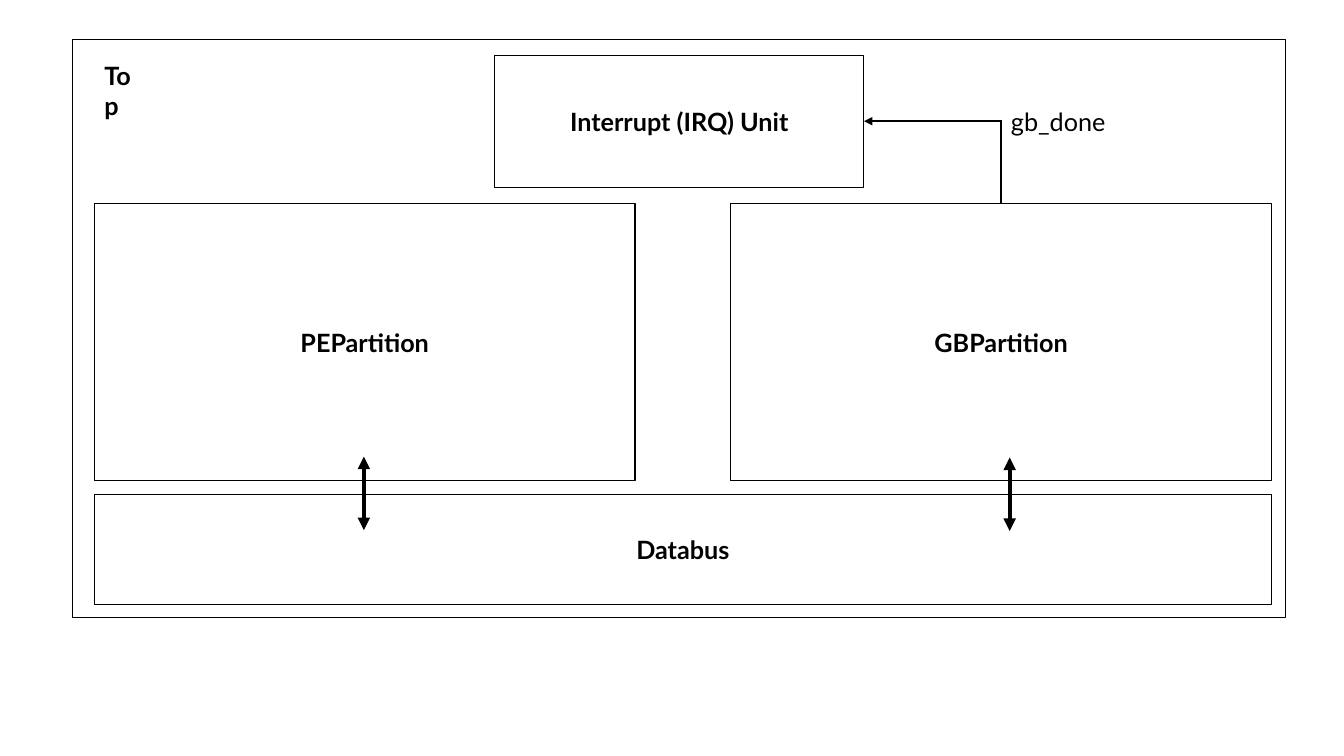
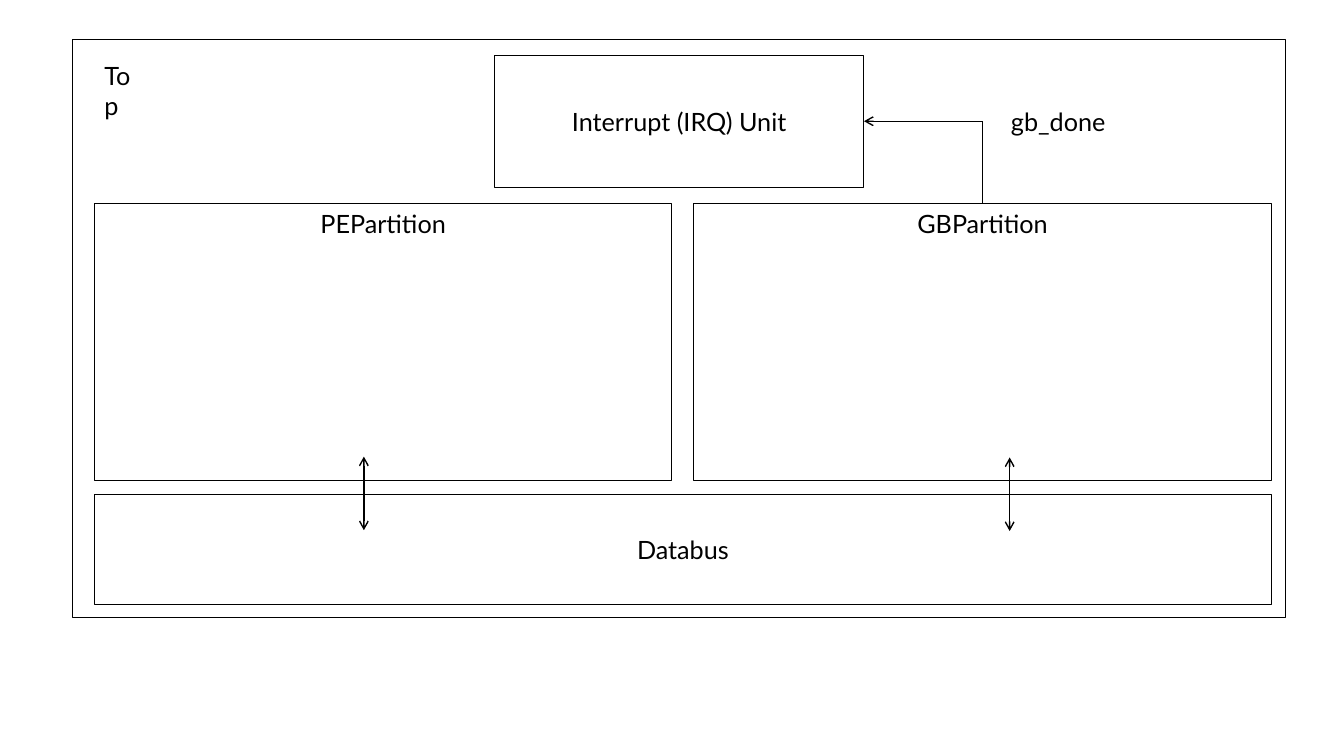
Before and after one commit to RishP11/CS217_final_project_presentation_files, a slide deck: slide 1 of write_ups/figures/figures.pptx. Drawn at 1344x756 pixels with LibreOffice and Linux fonts; fonts in the diff are those of the drawing. Boxes give left, top, right and bottom in pixels: in the first picture for what was removed or moved away, otherwise in the second. Text is boxed around its words. In the diff, an @@ line names an element or a change of style, - is before the commit and + after.

```diff
--- a/write_ups/figures/figures.pptx
+++ b/write_ups/figures/figures.pptx
@@ rectangle "Interrupt (IRQ) Unit" at [495,55,865,188]: bold off @@
@@ elbow arrow moved from (1001, 204) - (864, 121) to (983, 204) - (864, 121) @@
@@ elbow arrow (983, 204) - (864, 121): stroke #000000 1.5 pt to #000000 1 pt; arrowheads changed @@
@@ rectangle "PEPartition" at [95,204,673,481]: bold off; vertical alignment middle to top @@
@@ rectangle "PEPartition": place and size @@
-rectangle "PEPartition" at [95,204,635,481]
+rectangle "PEPartition" at [95,204,673,481]
@@ rectangle "GBPartition": place and size @@
-rectangle "GBPartition" at [731,204,1271,481]
+rectangle "GBPartition" at [694,204,1271,481]
@@ rectangle "GBPartition" at [694,204,1271,481]: bold off; vertical alignment middle to top @@
@@ double arrow (364, 457) - (364, 530): stroke #000000 3 pt to #000000 1 pt; arrowheads changed @@
@@ double arrow (1010, 458) - (1010, 531): stroke #000000 3 pt to #000000 1 pt; arrowheads changed @@
@@ rectangle "Databus" at [95,494,1272,605]: bold off @@
```
Also in this commit, not shown: 4 other slides changed, 2 slides added, 2 slides removed, 1 other file.
